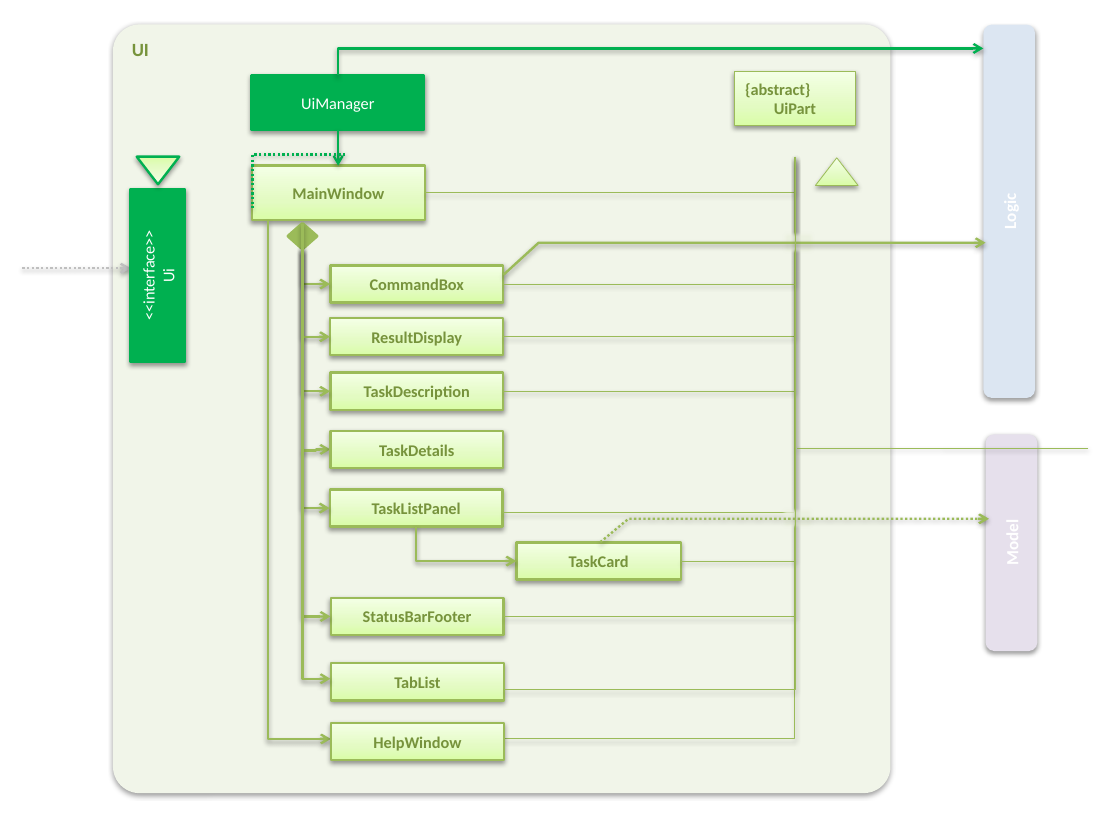
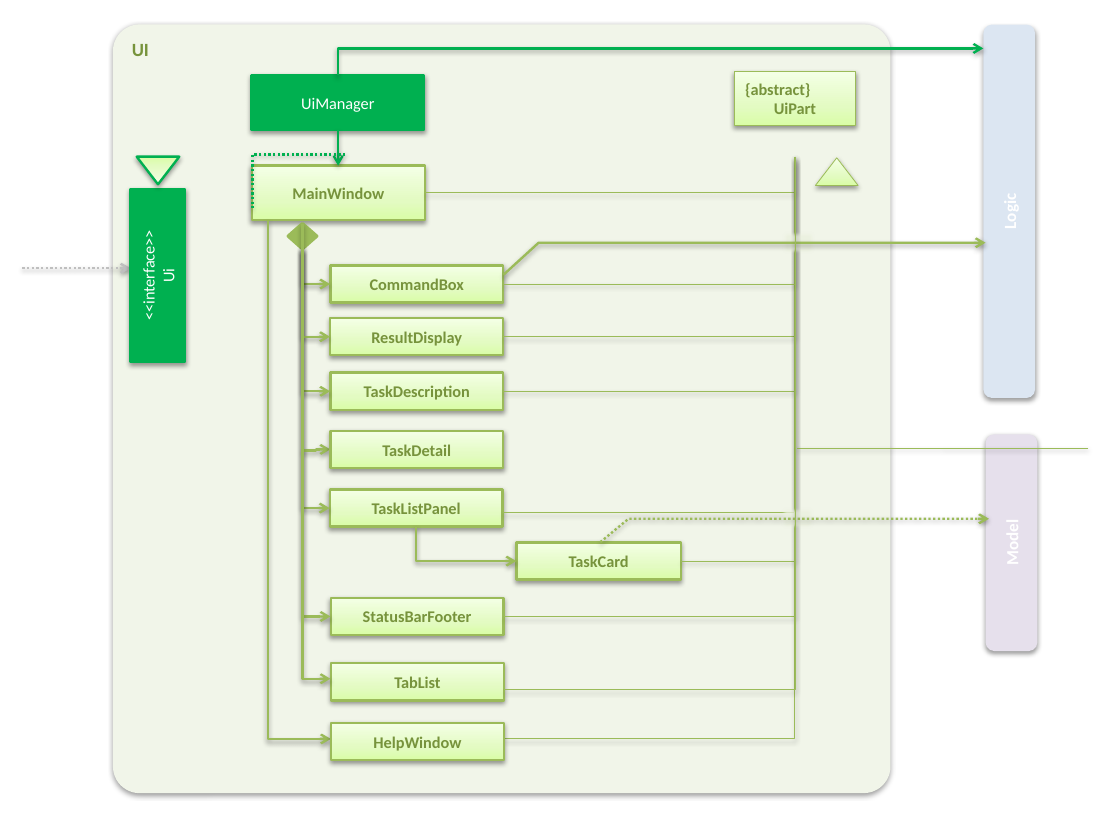
Before and after one commit to CS2103JAN2017-T09-B3/main, a slide deck: slide 1 of docs/diagrams/UiComponentClassDiagram.pptx. Drawn at 1120x840 pixels with LibreOffice and Linux fonts; fonts in the diff are those of the drawing. Boxes give left, top, right and bottom in pixels: in the first picture for what was removed or moved away, otherwise in the second. Text is boxed around its words. In the diff, an @@ line names an element or a change of style, - is before the commit and + after.

Commit message:
Ui class diagram

```diff
--- a/docs/diagrams/UiComponentClassDiagram.pptx
+++ b/docs/diagrams/UiComponentClassDiagram.pptx
@@ text in rectangle at box(382, 444, 451, 456): text changed @@
-TaskDetails
+TaskDetail
```
